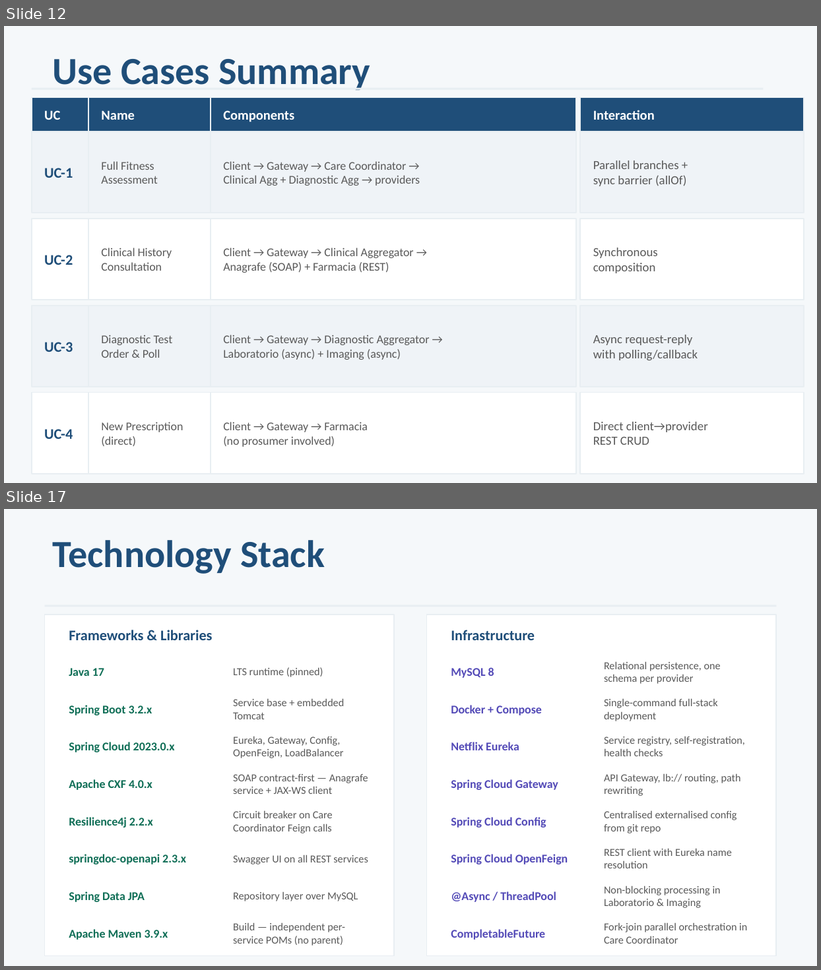
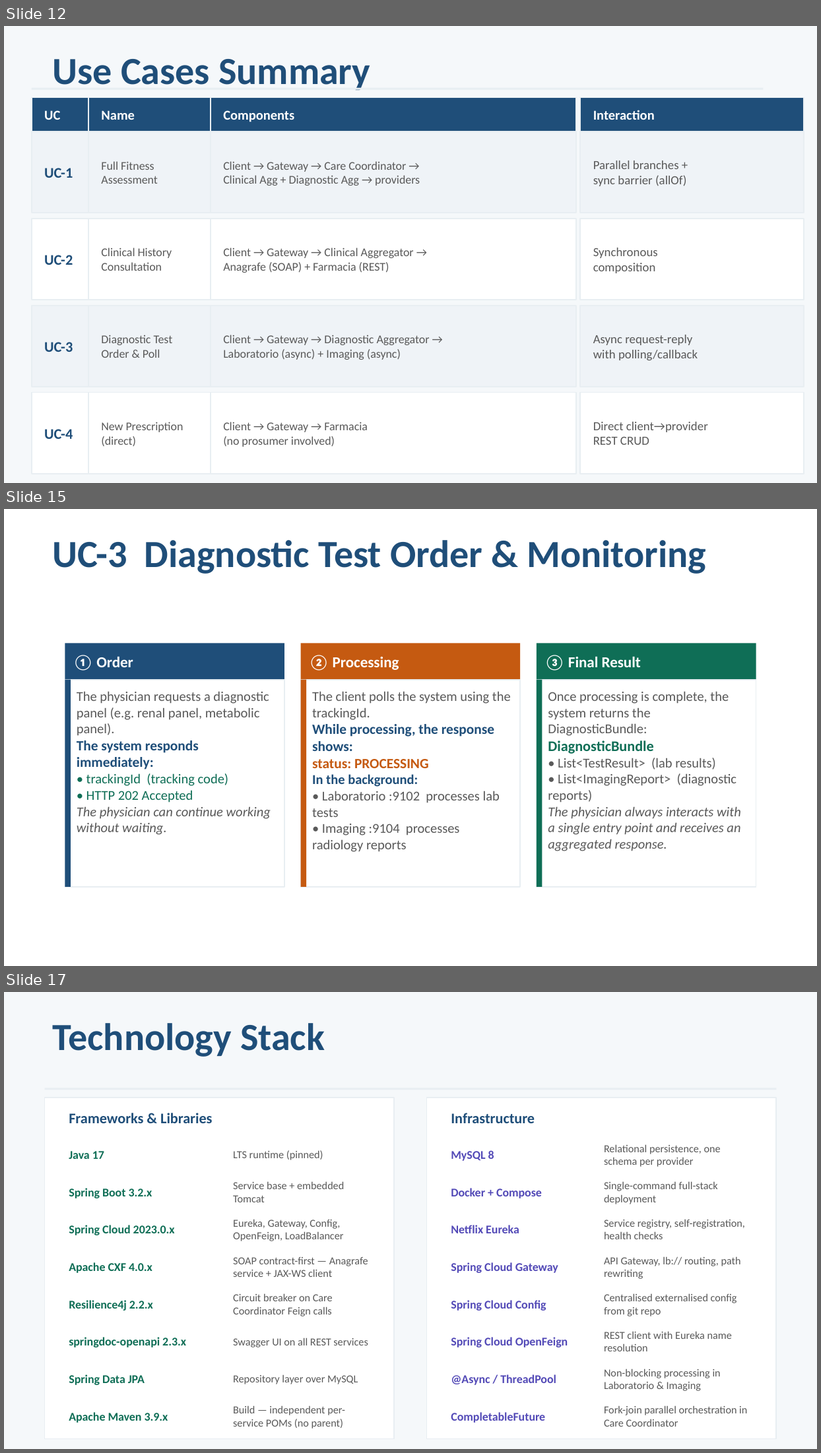
Before and after one commit to ediscota/Healthsoa, a slide deck: docs/HealthSOA_Presentation.pptx. Shown one above the other, each under a label of ours: slides 12 and 17 before the commit, slides 12, 15 and 17 after it; the slides between them are not shown. The pictures are 821x970 and 821x1453 pixels, drawn with LibreOffice and Linux fonts; fonts in the diff are those of the drawing. Boxes give left, top, right and bottom in pixels: in the first picture for what was removed or moved away, otherwise in the second. Text is boxed around its words. In the diff, an @@ line names an element or a change of style, - is before the commit and + after.

```diff
--- a/docs/HealthSOA_Presentation.pptx
+++ b/docs/HealthSOA_Presentation.pptx
@@ slide 15 added at bbox=[4, 509, 817, 966], background #FFFFFF @@
@@ text added at bbox=[53, 540, 707, 574], 34 pt, text #1F4E79, bold @@
+UC-3 Diagnostic Test Order & Monitoring
@@ rectangle added at bbox=[65, 643, 284, 680], fill #1F4E79, 13.5 pt, text #FFFFFF, bold @@
+① Order
@@ rectangle added at bbox=[301, 643, 520, 680], fill #C55A11, 13.5 pt, text #FFFFFF, bold @@
+② Processing
@@ rectangle added at bbox=[537, 643, 756, 680], fill #0F6E56, 13.5 pt, text #FFFFFF, bold @@
+③ Final Result
@@ rectangle added at bbox=[65, 680, 284, 887], fill #FFFFFF, outline #E8EEF2 1 pt, 12 pt, text #595959 @@
+The physician requests a diagnostic panel (e.g. renal panel, metabolic panel).
+The system responds immediately:
+• trackingId (tracking code)
+• HTTP 202 Accepted
+The physician can continue working without waiting.
@@ rectangle added at bbox=[65, 680, 71, 887], fill #1F4E79 @@
@@ rectangle added at bbox=[301, 680, 520, 887], fill #FFFFFF, outline #E8EEF2 1 pt, 12 pt, text #595959 @@
+The client polls the system using the trackingId.
+While processing, the response shows:
+status: PROCESSING
+In the background:
+• Laboratorio :9102 processes lab tests
+• Imaging :9104 processes radiology reports
@@ rectangle added at bbox=[301, 680, 306, 887], fill #C55A11 @@
@@ rectangle added at bbox=[537, 680, 756, 887], fill #FFFFFF, outline #E8EEF2 1 pt, 12 pt, text #595959 @@
+Once processing is complete, the system returns the DiagnosticBundle:
+DiagnosticBundle
+• List<TestResult> (lab results)
+• List<ImagingReport> (diagnostic reports)
+The physician always interacts with a single entry point and receives an aggregated response.
@@ rectangle added at bbox=[537, 680, 543, 887], fill #0F6E56 @@
```
Also in this commit, not shown: 3 other slides added, 4 slides removed.
